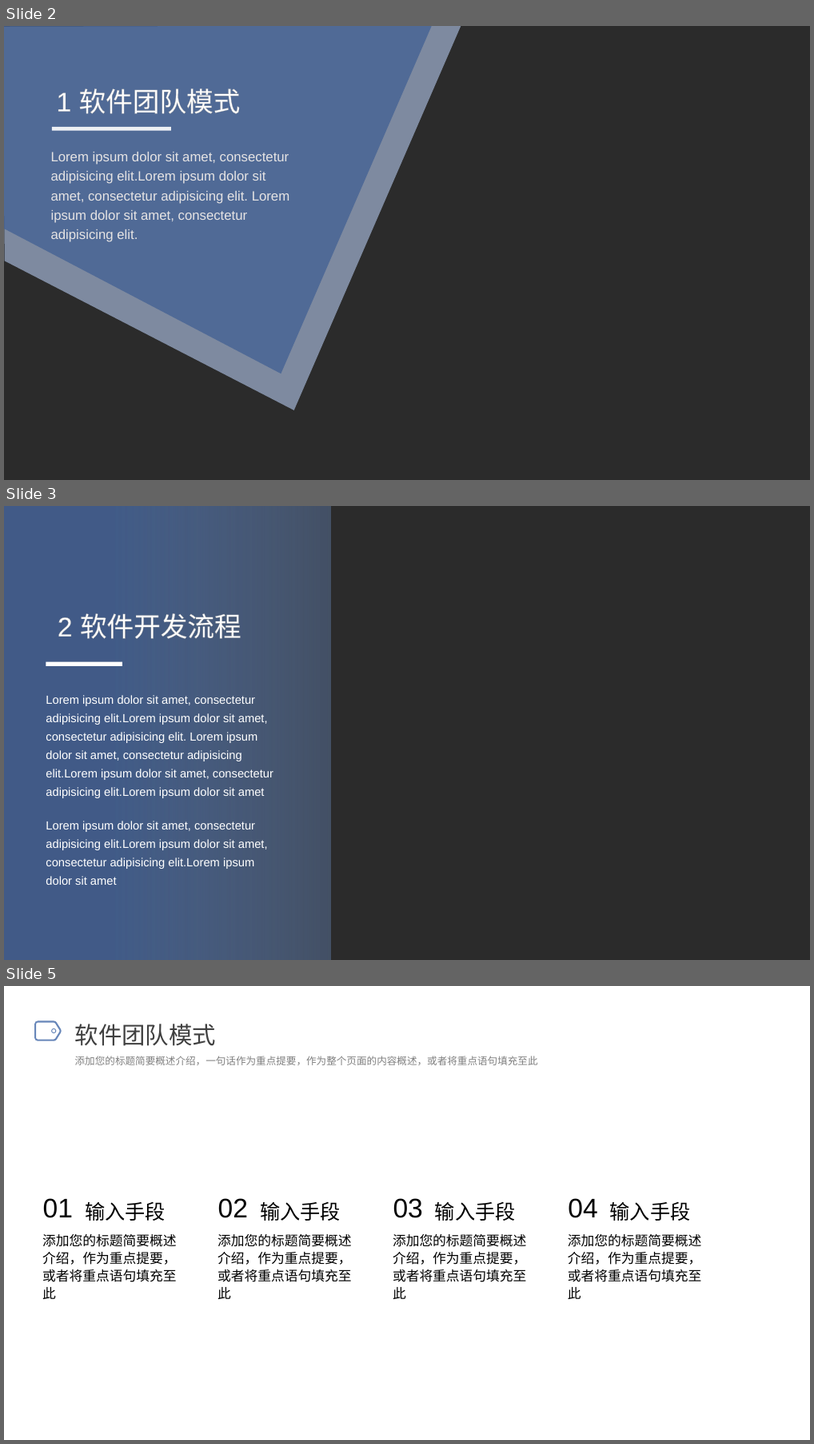
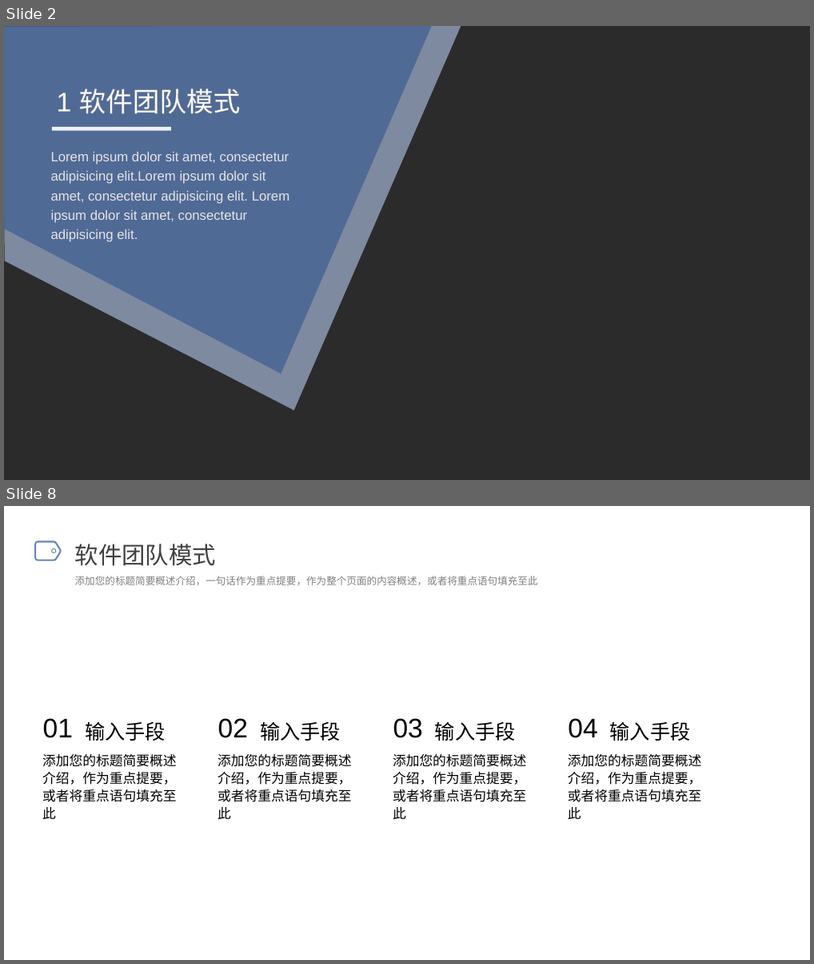
Before and after one commit to OneSilverBullet/SoftwareEngineering, a slide deck: PPT/团队与流程.pptx. Shown one above the other, each under a label of ours: slides 2, 3 and 5 before the commit, slides 2 and 8 after it; the slides between them are not shown. The pictures are 814x1444 and 814x964 pixels, drawn with LibreOffice and Linux fonts; fonts in the diff are those of the drawing; background and template pictures are left out; a plain dark background stands for a picture behind light text. Boxes give left, top, right and bottom in pixels: in the first picture for what was removed or moved away, otherwise in the second. Text is boxed around its words. In the diff, an @@ line names an element or a change of style, - is before the commit and + after.

```diff
--- a/PPT/团队与流程.pptx
+++ b/PPT/团队与流程.pptx
@@ slide 3 removed at <box>4,506,810,960</box>, background picture (left out) @@
@@ rectangle removed at <box>4,506,330,960</box> @@
@@ text removed at <box>58,613,242,639</box> @@
-2 软件开发流程
@@ rectangle removed at <box>46,661,122,666</box> @@
@@ text removed at <box>46,695,274,884</box> @@
-Lorem ipsum dolor sit amet, consectetur adipisicing elit.Lorem ipsum dolor sit amet, consectetur adipisicing elit. Lorem ipsum dolor sit amet, consectetur adipisicing elit.Lorem ipsum dolor sit amet, consectetur adipisicing elit.Lorem ipsum dolor sit amet
-Lorem ipsum dolor sit amet, consectetur adipisicing elit.Lorem ipsum dolor sit amet, consectetur adipisicing elit.Lorem ipsum dolor sit amet
@@ what was slide 5 is now slide 8 @@
```
Also in this commit, not shown: 1 slide changed, 4 slides added, 1 other slide removed, 6 other files.
